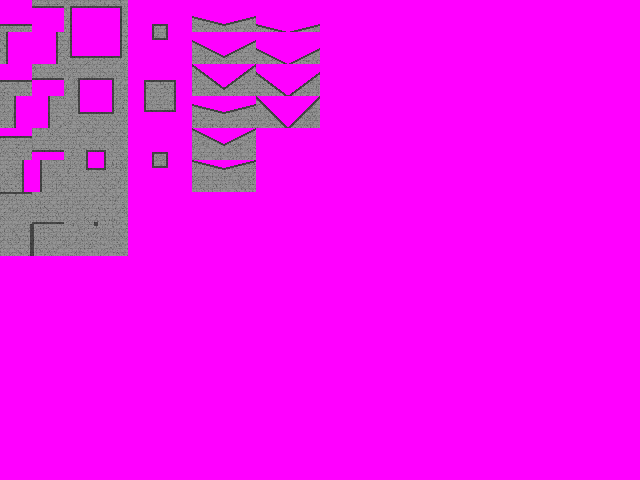
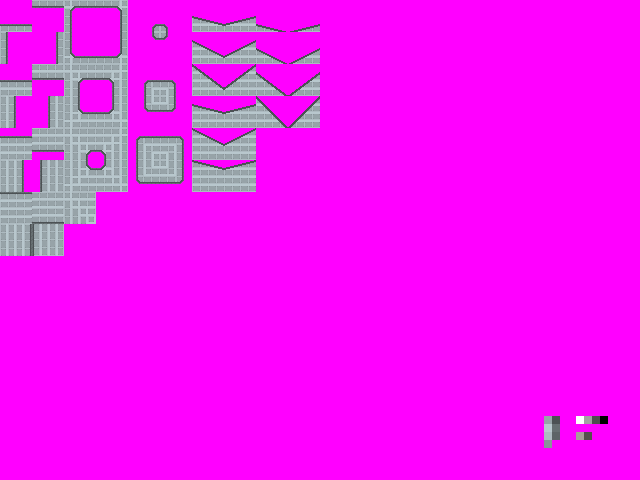
The second 640x480 image is a revision of the first. Changes to its layers:
added layer "Pallet" above "Basic_Tiles" over (x1=544, y1=416, x2=608, y2=448)
added group "Basic_Tiles" with 5 layers above "Placeholder_Tiles" over (x1=0, y1=0, x2=608, y2=448)
added group "Tiles" (1st of 2, in "Basic_Tiles") with 2 layers in group "Basic_Tiles" over (x1=0, y1=0, x2=320, y2=256)
added layer "Quarter_Half_Left" (1st of 2, in "Basic_Tiles" › "Tiles") in group "Tiles" over (x1=0, y1=0, x2=320, y2=256)
moved "Texturing" (2nd of 2, in "Placeholder_Tiles") into group "Placeholder_Tiles" over (x1=0, y1=0, x2=608, y2=448)
moved "Layer 3 copy 4" (2nd of 2, in "Placeholder_Tiles") into group "Placeholder_Tiles" over (x1=0, y1=0, x2=608, y2=448)
renamed "Placeholder Tiles" to "Tiles", moved it into group "Placeholder_Tiles" over (x1=0, y1=0, x2=320, y2=256)
moved "Bottom_Straight" (1st of 4, in "Placeholder_Tiles" › "Tiles" › "Full") above "Top_Straight" over (x1=0, y1=192, x2=32, y2=224)
moved "Top_Straight" (1st of 4, in "Placeholder_Tiles" › "Tiles" › "Full") above "Left_Straight" over (x1=32, y1=192, x2=64, y2=224)
moved "Left_Straight" (1st of 4, in "Placeholder_Tiles" › "Tiles" › "Full") above "Right_Straight" over (x1=0, y1=224, x2=32, y2=256)
moved "Right_Straight" (1st of 4, in "Placeholder_Tiles" › "Tiles" › "Full") above "TL_OCorner" over (x1=32, y1=224, x2=64, y2=256)
moved "BL_OCorner" (1st of 4, in "Placeholder_Tiles" › "Tiles" › "Full") above "BR_OCorner" over (x1=64, y1=224, x2=96, y2=256)
moved "TL_OCorner" (2nd of 4, in "Placeholder_Tiles" › "Tiles" › "3Quarter") above "TR_OCorner" over (x1=64, y1=128, x2=96, y2=160)
moved "TR_OCorner" (2nd of 4, in "Placeholder_Tiles" › "Tiles" › "3Quarter") above "BL_OCorner" over (x1=96, y1=128, x2=128, y2=160)
moved "BL_OCorner" (2nd of 4, in "Placeholder_Tiles" › "Tiles" › "3Quarter") above "BR_OCorner" over (x1=64, y1=160, x2=96, y2=192)
…and 24 more changes (24 stack)
